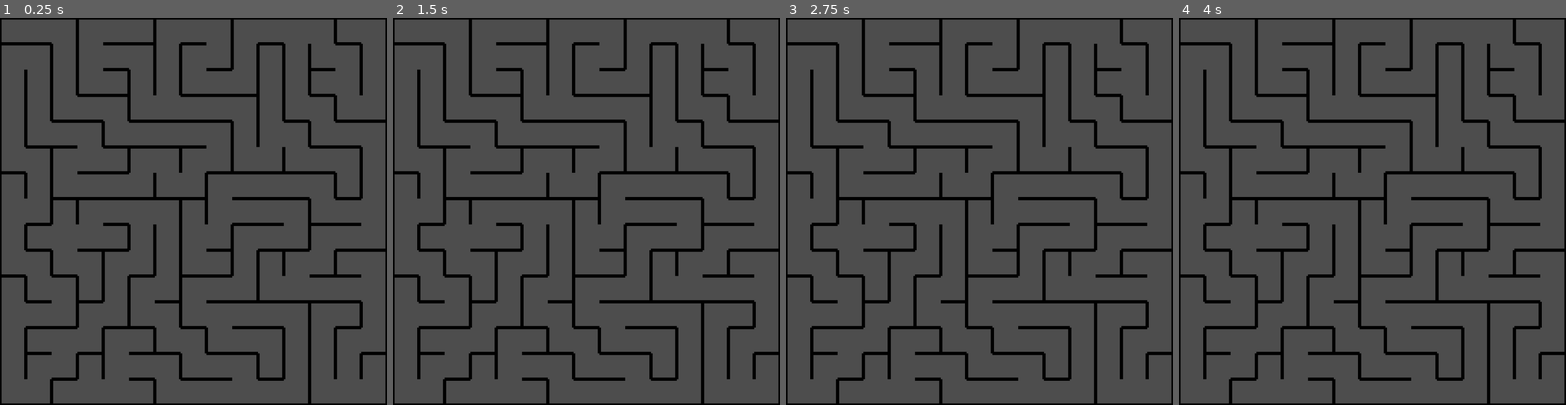
Above: before the commit, frames 1-4 (left to right).
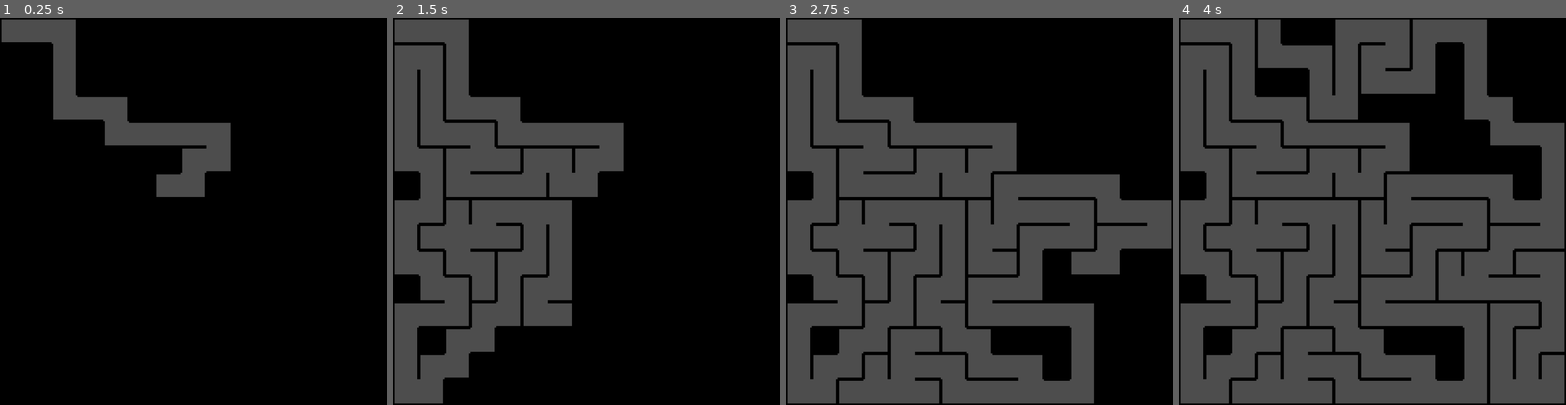
Above: after the commit, the same moments.

Repository: gkim14/CS471_LawlorsLabyrinth
Game: Godot game, scene res://scenes/RdMaze.tscn
The game is run twice, just before and just after one commit, with the same random seed, the same clock (stepped at 60 frames per second) and the same inputs. This scene is started directly instead of the project's main scene.
Inputs:
- Up to frame 1 (0.25 s): no input
- Up to frame 2 (1.5 s): hold D (right) 0.53-1.28 s; hold S (down) from 1.28 s (still down)
- Up to frame 3 (2.75 s): release S (down) at 2.03 s; hold D (right) from 2.03 s (still down)
- Up to frame 4 (4 s): release D (right) at 2.78 s; hold W (up) 2.78-3.53 s; hold A (left) from 3.53 s (still down)

The runs differ from the first frame. In frame 1, 81% of the frame differs, in the area x 0-100%, y 0-100%; in frame 2, 56%; in frame 3, 34%; in frame 4, 14%.

Commit message:
adjusted player size

Diff:
--- a/scenes/Player.tscn
+++ b/scenes/Player.tscn
@@ -8,6 +8,7 @@
 
 [node name="Player" type="CharacterBody2D" groups=["Player"]]
 process_mode = 1
+scale = Vector2(0.78273964, 0.78273964)
 script = ExtResource("2_3li8b")
 metadata/_edit_group_ = true
 
--- a/scenes/rd_maze.gd
+++ b/scenes/rd_maze.gd
@@ -86,4 +86,4 @@
 			unvisited.erase(current)
 		elif stack:
 			current = stack.pop_back()
-		#await get_tree().process_frame
+		await get_tree().process_frame
